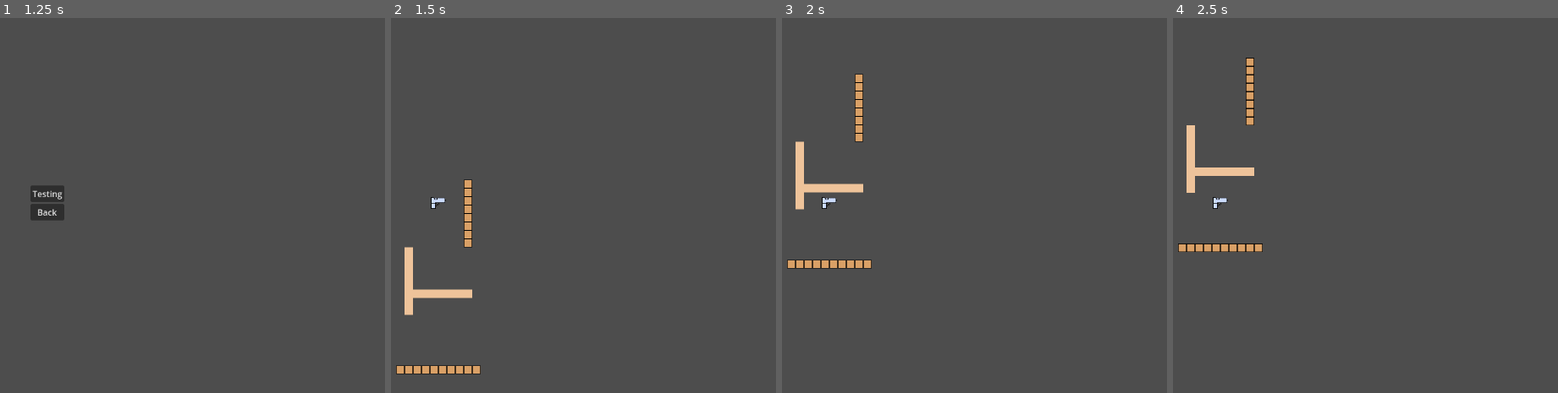
Above: before the commit, frames 1-4 (left to right).
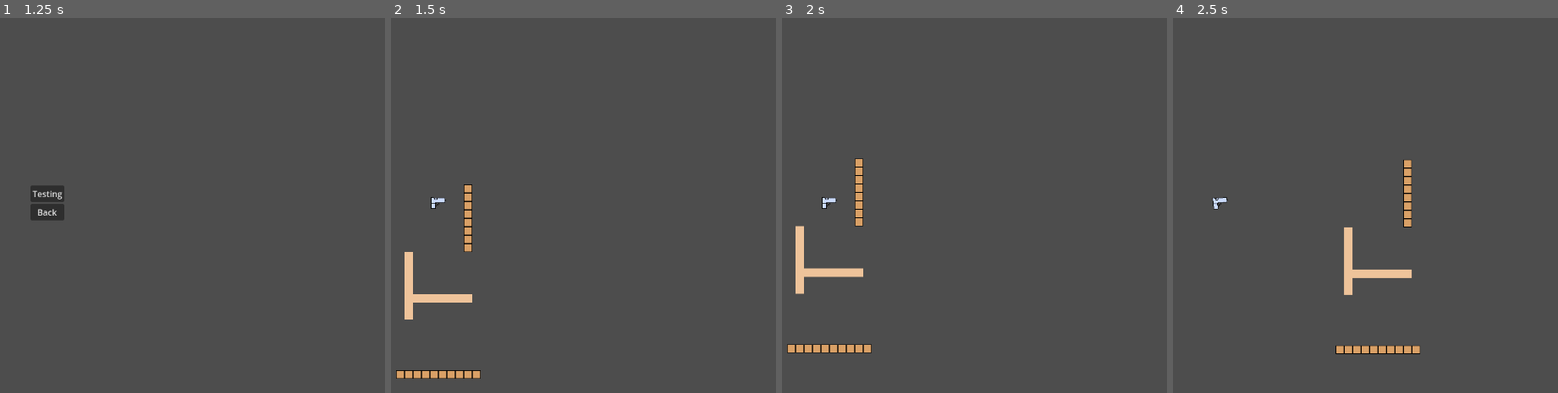
Above: after the commit, the same moments.

Repository: GamesFromANobody/JumpGun
Game: Godot game, scene res://Scenes/UI/main_menu.tscn
The game is run twice, just before and just after one commit, with the same random seed, the same clock (stepped at 60 frames per second) and the same inputs.
Inputs (mouse positions are in pixels of both pictures, inside the frame that each line leads up to):
- Up to frame 1 (1.25 s): click "Level Select" at 0.5 s
- Up to frame 2 (1.5 s): click "Testing" at 1.25 s
- Up to frame 3 (2 s): no input
- Up to frame 4 (2.5 s): tap Enter (ui_accept) at 2, 2.27, 2.3 s; move the mouse to (1369, 183) at 2.02 s; hold D (rotateRight) from 2.03 s (still down); click (1369, 183) at 2.1 s

Frame 1 is identical in both runs. In frame 2, 1.3% of the frame differs, in the area x 1-24%, y 43-97%; in frame 3, 3.3%, in the area x 1-24%, y 14-90%; in frame 4, 3.3%.

Commit message:
prototype player scripts
prototype player scripts

Diff:
--- a/jumpgun/Scenes/player.tscn
+++ b/jumpgun/Scenes/player.tscn
@@ -6,7 +6,9 @@
 [sub_resource type="RectangleShape2D" id="RectangleShape2D_tlfx8"]
 size = Vector2(28, 22)
 
-[node name="Player" type="CharacterBody2D"]
+[node name="Player" type="RigidBody2D"]
+gravity_scale = 0.25
+angular_damp = 10.0
 script = ExtResource("1_dvgqa")
 
 [node name="Sprite2D" type="Sprite2D" parent="."]
--- a/jumpgun/Scripts/player.gd
+++ b/jumpgun/Scripts/player.gd
@@ -1,4 +1,5 @@
-extends CharacterBody2D
+extends RigidBody2D
+class_name Player
 
 #replace direction to be rotation direction instead.
 #Do we aim with mouse or a/d? LEts try them both
@@ -9,22 +10,24 @@
 const SPEED = 300.0
 const JUMP_VELOCITY = -400.0
 
+@export var knockback : float = 1.0
+@export var player_rotation : float = 1.0
+var recoil = Vector2(-30000, 0)
+var torque = 20000
 
-func _physics_process(delta: float) -> void:
-	# Add the gravity.
-	if not is_on_floor():
-		velocity += get_gravity() * delta
+func _integrate_forces(state):
 
-	# Handle jump.
-	if Input.is_action_just_pressed("ui_accept") and is_on_floor():
-		velocity.y = JUMP_VELOCITY
+	var rotation_dir = 0
+	#handle rotations
+	if Input.is_action_pressed("rotateLeft"):
+		rotation_dir -= 1
 
-	# Get the input direction and handle the movement/deceleration.
-	# As good practice, you should replace UI actions with custom gameplay actions.
-	var direction := Input.get_axis("ui_left", "ui_right")
-	if direction:
-		velocity.x = direction * SPEED
-	else:
-		velocity.x = move_toward(velocity.x, 0, SPEED)
+	if Input.is_action_pressed("rotateRight"):
+		rotation_dir += 1
 
-	move_and_slide()
+	#shoot (force alone for now)
+	if Input.is_action_just_pressed("shoot"):
+		state.apply_force(recoil.rotated(rotation))
+		print("shoot!")
+
+	state.apply_torque(rotation_dir * torque)
